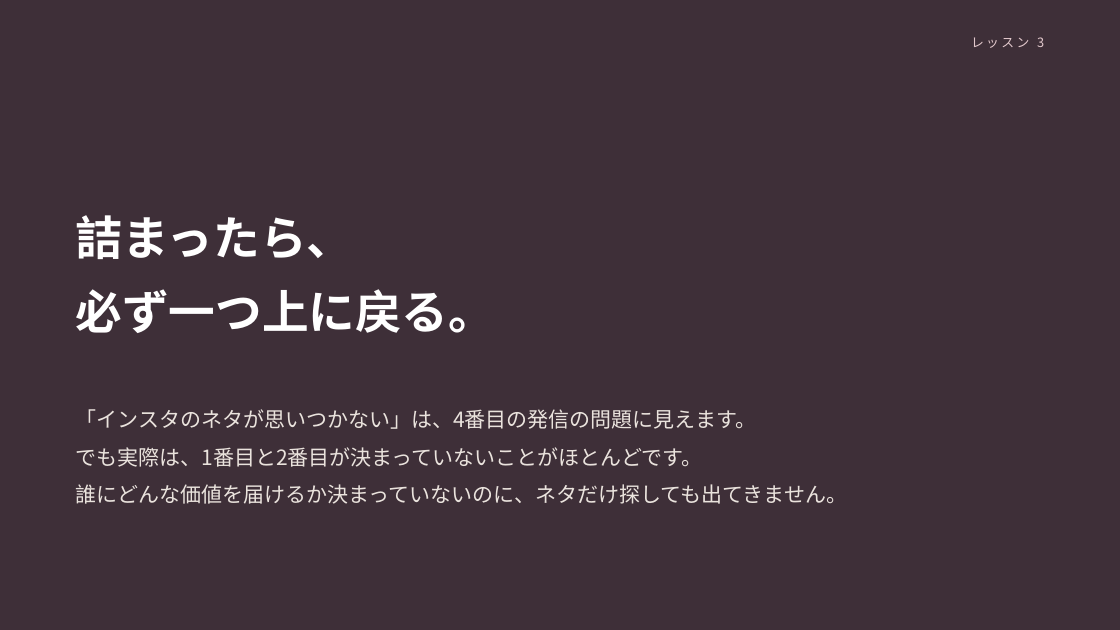
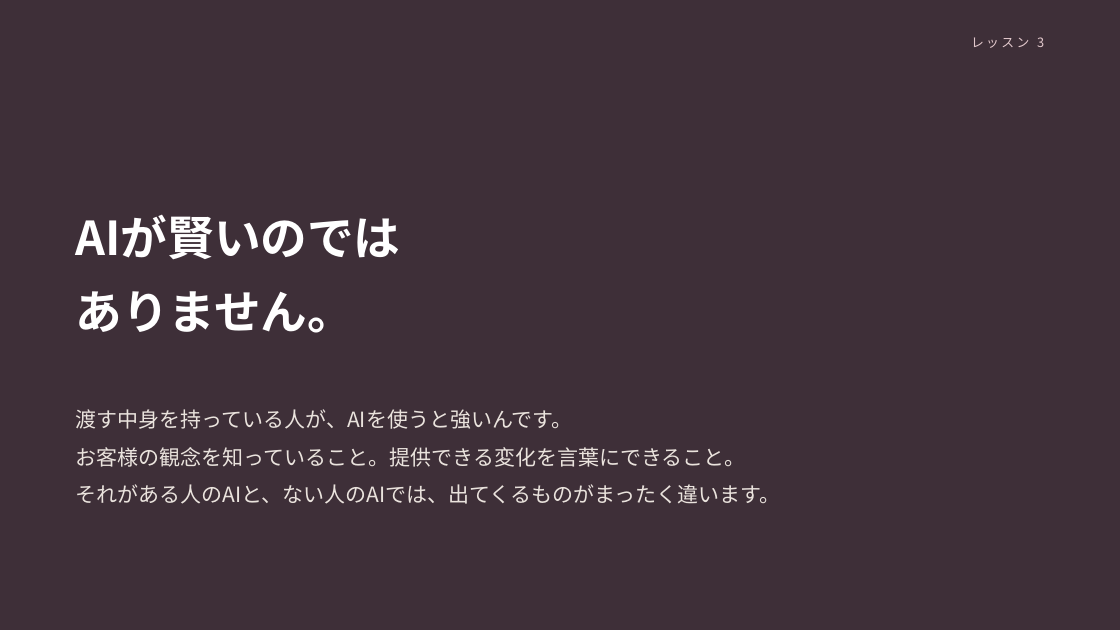
Before and after one commit to fashio17/potential-lamp, a slide deck: slide 20 of fashion-7steps-front/無料ミニ講座スライド_3本版.pptx (slide 18 before the commit). Drawn at 1120x630 pixels with LibreOffice and Linux fonts; fonts in the diff are those of the drawing. Boxes give left, top, right and bottom in pixels: in the first picture for what was removed or moved away, otherwise in the second. Text is boxed around its words. In the diff, an @@ line names an element or a change of style, - is before the commit and + after.

```diff
--- a/fashion-7steps-front/無料ミニ講座スライド_3本版.pptx
+++ b/fashion-7steps-front/無料ミニ講座スライド_3本版.pptx
@@ text at (76,214,401,333): text changed @@
-詰まったら、
-必ず一つ上に戻る。
+AIが賢いのでは
+ありません。
@@ text at (76,409,781,504): text changed @@
-「インスタのネタが思いつかない」は、4番目の発信の問題に見えます。
-でも実際は、1番目と2番目が決まっていないことがほとんどです。
-誰にどんな価値を届けるか決まっていないのに、ネタだけ探しても出てきません。
+渡す中身を持っている人が、AIを使うと強いんです。
+お客様の観念を知っていること。提供できる変化を言葉にできること。
+それがある人のAIと、ない人のAIでは、出てくるものがまったく違います。
```
Also in this commit, not shown: 4 other slides changed, 5 slides added, 1 slide removed, 5 other files.
